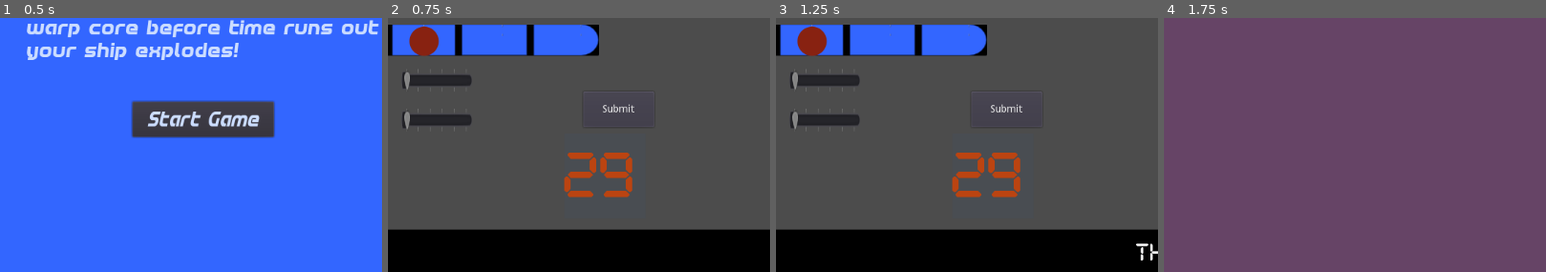
Above: before the commit, frames 1-4 (left to right).
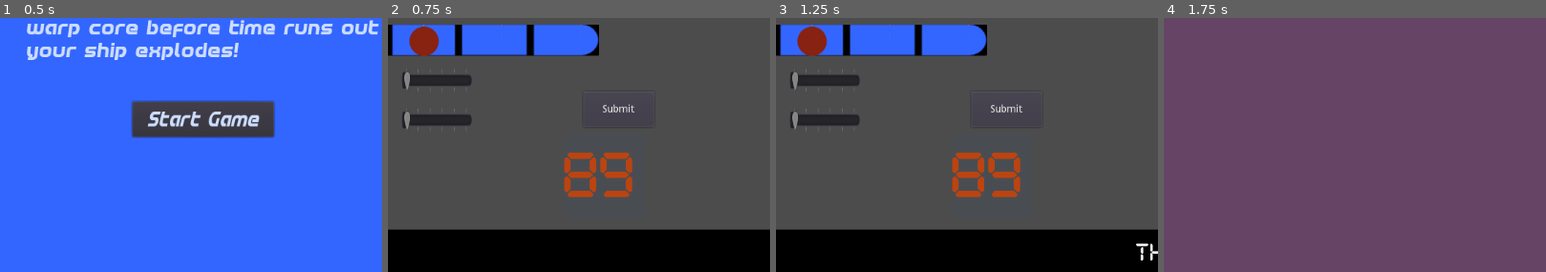
Above: after the commit, the same moments.

Repository: squiggle-at-squiggle/LDJam49
Game: Godot game, scene res://Scenes/Main.tscn
Same seed, same stepped clock (60 frames per second), same inputs: the game is played once before the commit and once after it.
Inputs:
- Up to frame 1 (0.5 s): no input
- Up to frame 2 (0.75 s): click "Start Game" at 0.5 s
- Up to frame 3 (1.25 s): no input
- Up to frame 4 (1.75 s): click "Submit" at 1.25 s
The pictures show only the part of the screen within x 24-74%, y 50-100%; the shares and areas given below are measured in that part.

Frame 1 is identical in both runs. In frame 2, 0.2% of the frame differs, in the area x 46-55%, y 54-69%; in frame 3, 0.2%; in frame 4, nothing differs.

Commit message:
fix crash on new game after loss

Diff:
--- a/Code/Main.gd
+++ b/Code/Main.gd
@@ -50,7 +50,7 @@
 	current_puzzle.generate_puzzle($ControlPanel/Control/SliderOne/HSlider.min_value,$ControlPanel/Control/SliderOne/HSlider.max_value)
 	add_child(current_puzzle)
 	solution1 = current_puzzle.solution
-	$Countdown.set_timer(30)
+	$Countdown.set_timer(90)
 	round_counter += 1
 	# destroy current_puzzle
 	# create_new_puzzle
@@ -64,3 +64,4 @@
 		new_round()
 	else:
 		LoseGame()
+		round_counter = 0
